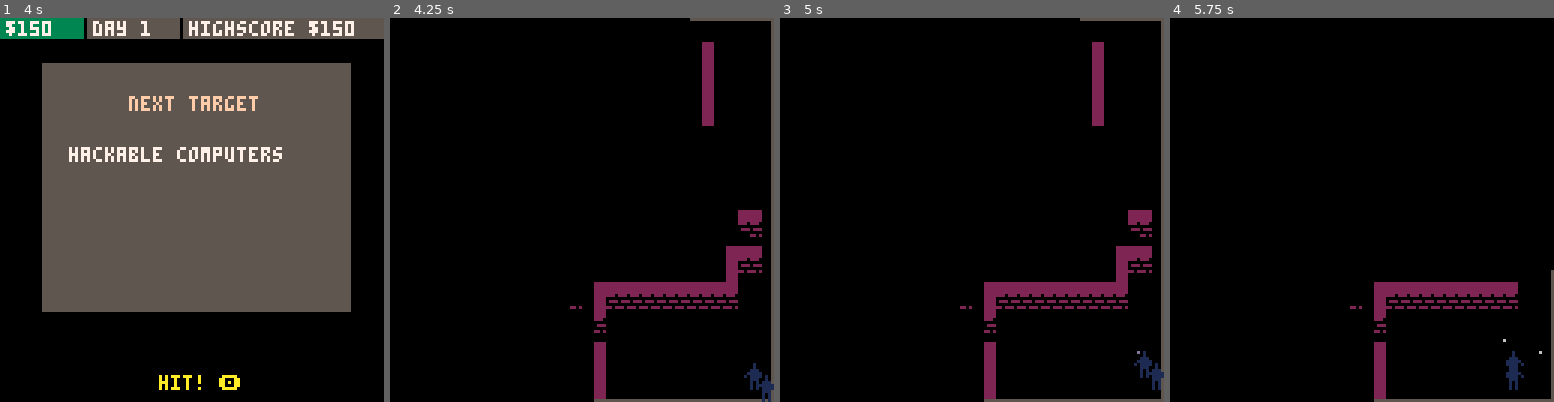
Above: before the commit, frames 1-4 (left to right).
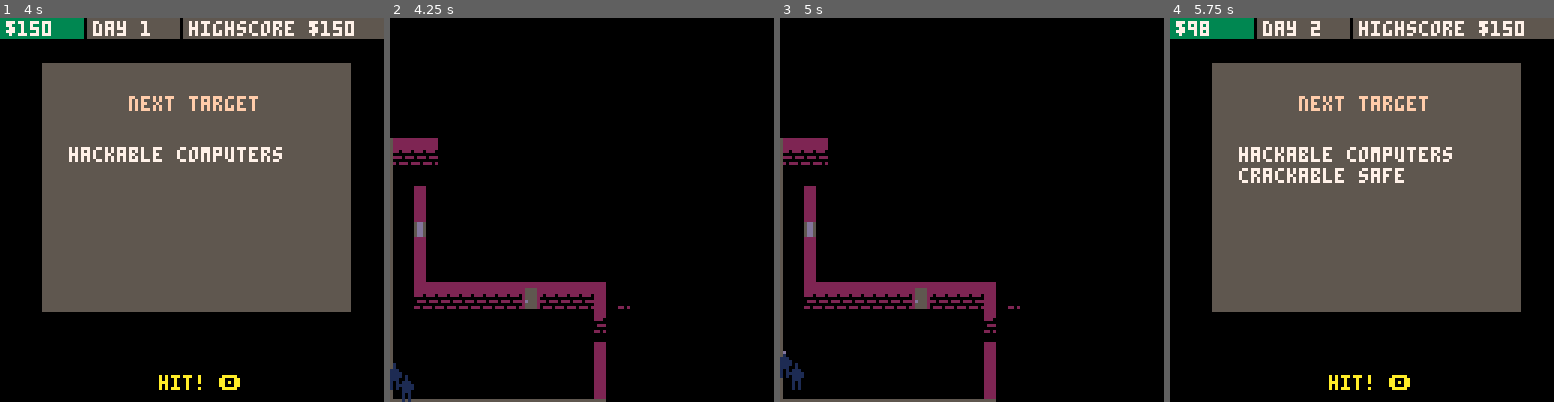
Above: after the commit, the same moments.

Repository: ironchestgames/pico-8-carts
Game: PICO-8 cartridge sneakystealy/stealth.p8
Two runs of this game, one before a commit and one after it. Both use one fixed random seed, a clock stepped at 60 frames per second and the inputs below.
Inputs:
- Up to frame 1 (4 s): tap X (X key) at 0.33, 1.07, 1.85, 2.97 s; tap O (Z key) at 0.7, 1.7, 2.1, 2.5, 2.9, 3.3, 3.7 s; hold Right 1.6-2.1 s; hold Up 2.15-2.42 s; hold Right 2.47-3.03 s; hold Left 3.08-3.58 s; hold Down 3.63-3.97 s
- Up to frame 2 (4.25 s): hold Right from 4.02 s (still down); tap X (X key) at 4.08 s; tap O (Z key) at 4.1 s
- Up to frame 3 (5 s): tap O (Z key) at 4.5, 4.9 s; release Right at 4.68 s; hold Up from 4.73 s (still down)
- Up to frame 4 (5.75 s): release Up at 5.03 s; hold Left 5.08-5.68 s; tap X (X key) at 5.2 s; tap O (Z key) at 5.3, 5.7 s; hold Down from 5.73 s (still down)

Frame 1 is identical in both runs. In frame 2, 9.7% of the frame differs, in the area x 0-100%, y 0-100%; in frame 3, 9.7%; in frame 4, 59%.

Commit message:
stealth - minor token hunt

Diff:
--- a/sneakystealy/stealth.p8
+++ b/sneakystealy/stealth.p8
@@ -743,18 +743,9 @@
  floor,objs,guards,cameras,mapthings,ispoweron={},{},{},{},{},true
  local computercount=0
 
- local _r=rnd()
- local _x,_y=30,30
- if _r < 0.25 then
-  _x,_y=0,2
- elseif _r < 0.5 then
-  _y=2
- elseif _r < 0.75 then
-  _x=0
- end
+ local _startpos,_r=s2t'.x0;30;.x1;0;.x2;30;.x3;0;.y0;30;.y1;2;.y2;2;.y3;30;',flrrnd(4)
  for _p in all(players) do
-  _p.x,_p.y=_x+_p.i,_y+_p.i
-  _p.starti=_p.x+_p.y*32 -- note: player start position of floor/obj
+  _p.x,_p.y=_startpos['x'.._r]+_p.i,_startpos['y'.._r]+_p.i
  end
 
  for _i=0,arslen do
